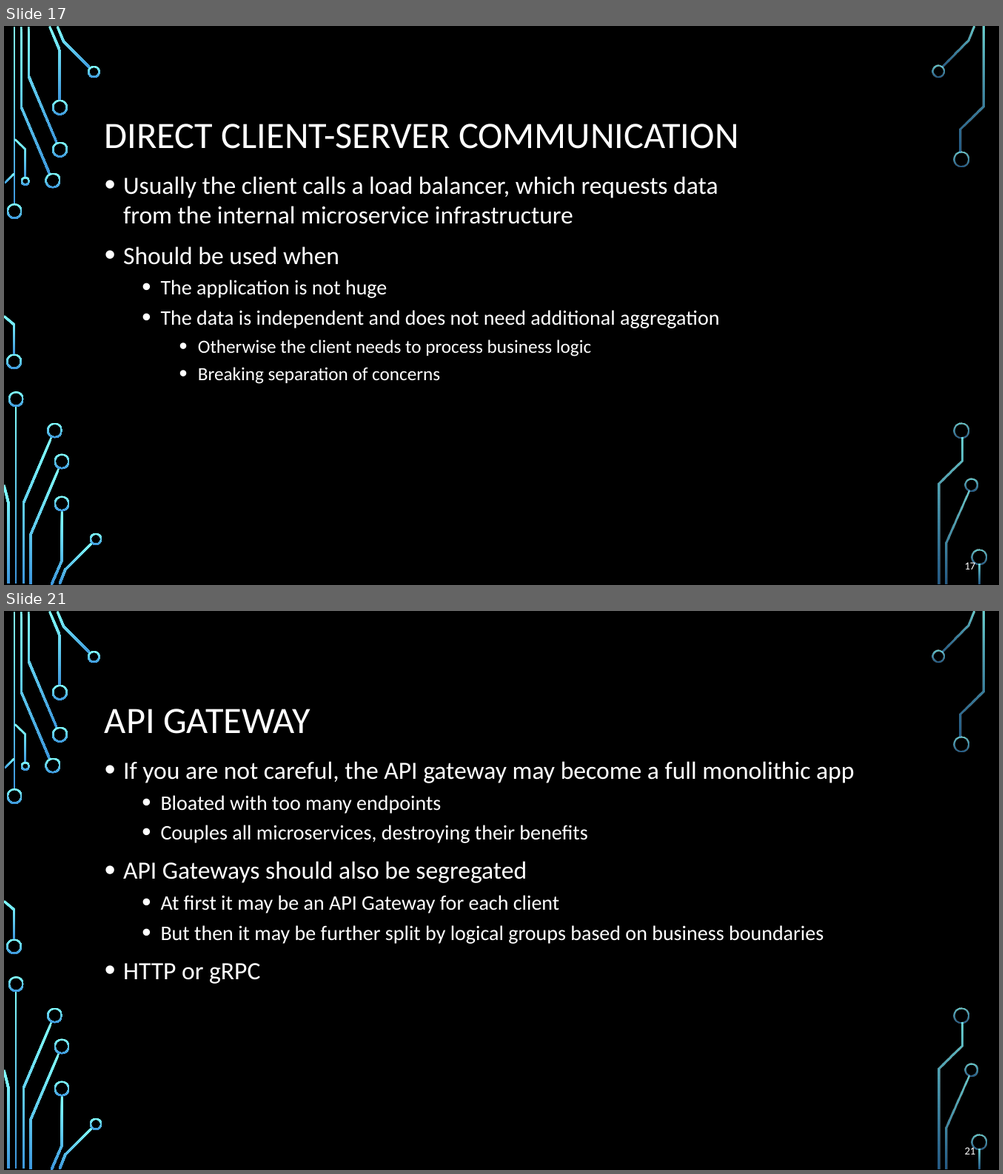
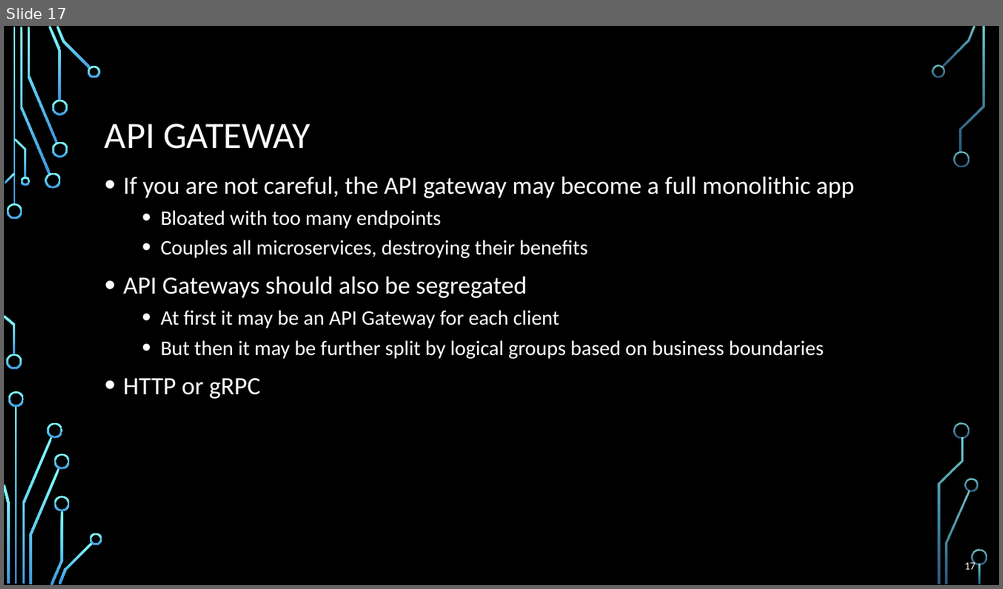
Before and after one commit to profjordanov/doctorate, a slide deck: communications/web_communication_pres.pptx. Shown one above the other, each under a label of ours: slides 17 and 21 before the commit, slide 17 after it; the slides between them are not shown. The pictures are 1003x1174 and 1003x589 pixels, drawn with LibreOffice and Linux fonts; fonts in the diff are those of the drawing; background and template pictures are left out. Boxes give left, top, right and bottom in pixels: in the first picture for what was removed or moved away, otherwise in the second. Text is boxed around its words. In the diff, an @@ line names an element or a change of style, - is before the commit and + after.

```diff
--- a/communications/web_communication_pres.pptx
+++ b/communications/web_communication_pres.pptx
@@ slide 17 removed at [4, 26, 999, 585], background picture (left out); not listed: 36 template elements that a slide beside it also shows @@
@@ title removed at [105, 124, 739, 149] @@
-DIRECT CLIENT-SERVER COMMUNICATION
@@ text removed at [123, 176, 719, 384] @@
-• Usually the client calls a load balancer, which requests data
-  from the internal microservice infrastructure
-• Should be used when
-  • The application is not huge
-  • The data is independent and does not need additional aggregation
-    • Otherwise the client needs to process business logic
-    • Breaking separation of concerns
@@ page number removed at [965, 561, 976, 570] @@
-17
@@ what was slide 21 is now slide 17 @@
@@ page number at [965, 561, 976, 570]: text changed @@
-21
+17
```
Also in this commit, not shown: 11 slides changed, 4 slides added, 7 other slides removed.
